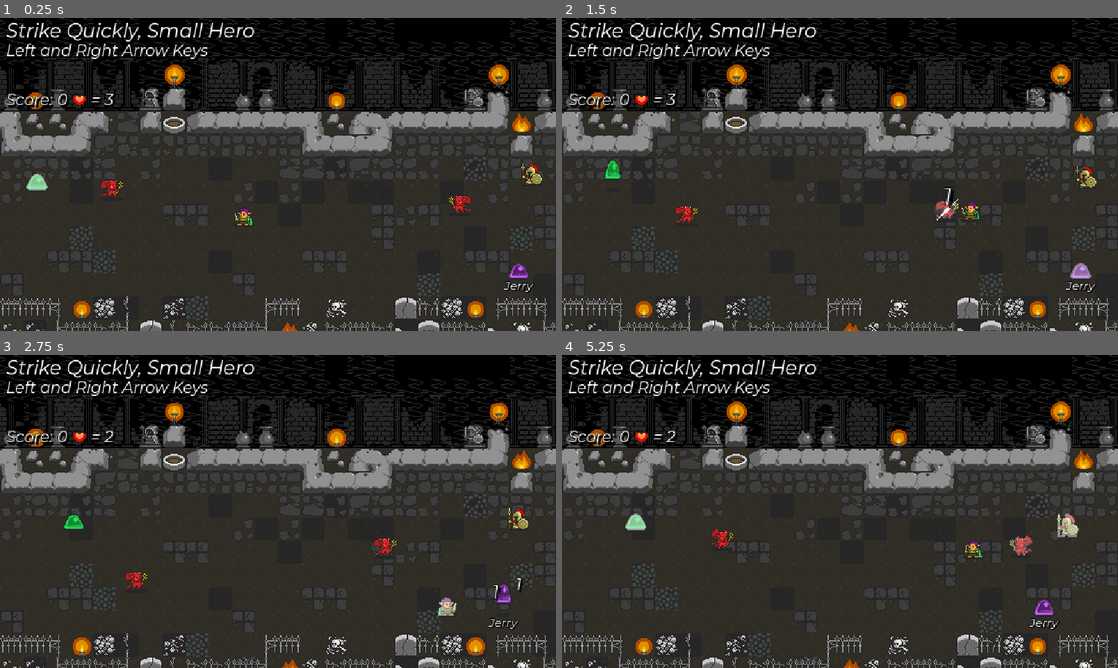
Above: before the commit, frames 1-4 (two rows, left to right).
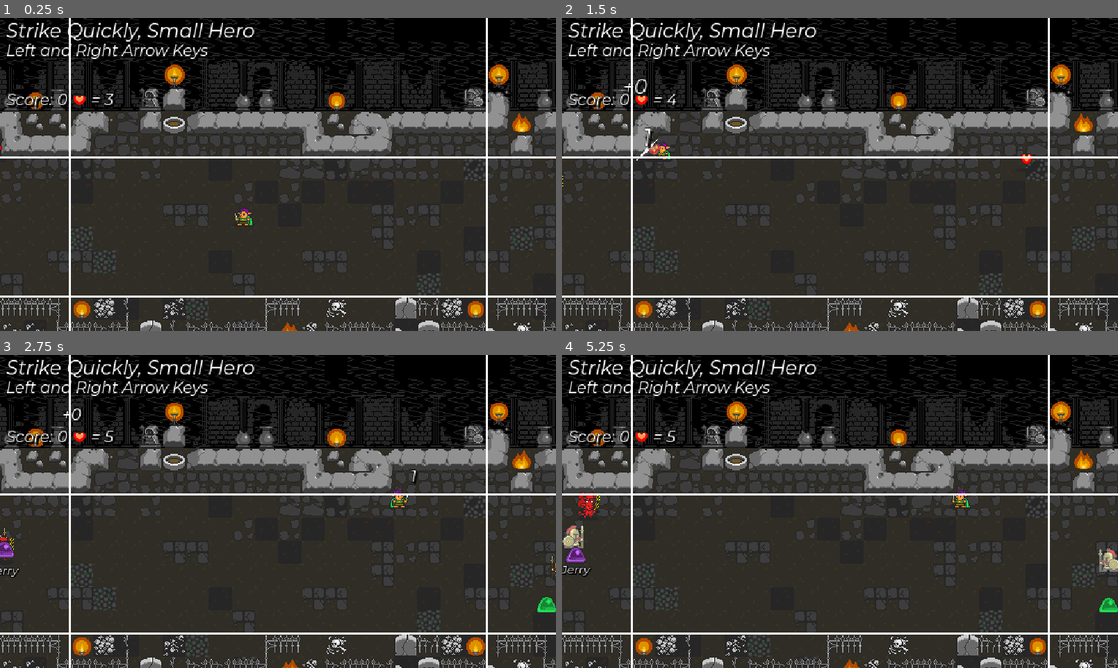
Above: after the commit, the same moments.

Repository: nuzcraft/beat-m-up
Game: Godot game, scene res://scenes/world/world.tscn
Same seed, same stepped clock (60 frames per second), same inputs: the game is played once before the commit and once after it.
Inputs:
- Up to frame 1 (0.25 s): no input
- Up to frame 2 (1.5 s): tap Enter at 0.5 s; hold Right (ui_right) 0.53-1.28 s; hold Left (ui_left) from 1.28 s (still down)
- Up to frame 3 (2.75 s): release Left (ui_left) at 2.03 s; hold Right (ui_right) from 2.03 s (still down)
- Up to frame 4 (5.25 s): release Right (ui_right) at 3.53 s; hold Left (ui_left) from 3.53 s (still down)

The runs differ from the first frame. In frame 1, 2.7% of the frame differs, in the area x 0-100%, y 0-100%; in frame 2, 3.2%; in frame 3, 3.4%; in frame 4, 3.9%.

Commit message:
started work on enemy spawning system

Diff:
--- a/scenes/actor/actor.gd
+++ b/scenes/actor/actor.gd
@@ -77,7 +77,7 @@
 	var anim_name = combo_anim.keys()[current_combo].to_lower()
 	var damage = base_damage + combo_damage[current_combo]
 	attack_anim(target)
-	var shake_amount = min(0.15 + (0.075 * current_combo), 0.5)
+	var shake_amount = min(0.15 + (0.075 * current_combo), 0.35)
 	return {"anim": anim_name, "damage": damage, "shake_amount": shake_amount, "total_combo_damage": get_combo_damage(current_combo)}
 
 func attack_anim(target):
--- a/scenes/actor/enemy/enemy.gd
+++ b/scenes/actor/enemy/enemy.gd
@@ -1,7 +1,7 @@
 extends Actor
 class_name Enemy
 
-signal died(pts)
+signal died(pts, enemy)
 signal attack(actor, target)
 
 @export var target: Actor
@@ -10,4 +10,4 @@
 func die():
 	super()
 	remove_from_group("enemies")
-	died.emit(points)
+	died.emit(points, self)
--- /dev/null
+++ b/scenes/actor/enemy/health/health.gd
@@ -0,0 +1,20 @@
+extends Enemy
+class_name Health
+
+@export var move_speed: int
+var dir: int = 1
+
+func _ready():
+	super()
+	if global_position.direction_to(target.global_position).x <= 0:
+		dir = -1
+
+
+func _process(delta):
+	super(delta)
+	global_position.x += move_speed * delta * dir
+
+func set_target(trgt):
+	target = trgt
+	if global_position.direction_to(target.global_position).x <= 0:
+		dir = -1
--- /dev/null
+++ b/scenes/actor/enemy/health/health.tscn
@@ -0,0 +1,41 @@
+[gd_scene load_steps=7 format=3 uid="uid://us7aafhetbw7"]
+
+[ext_resource type="PackedScene" uid="uid://dey3vrrqpebvc" path="res://scenes/actor/enemy/enemy.tscn" id="1_na1lc"]
+[ext_resource type="Script" path="res://scenes/actor/enemy/health/health.gd" id="2_kygnb"]
+[ext_resource type="Shader" path="res://scenes/actor/actor.gdshader" id="2_o45u2"]
+[ext_resource type="Texture2D" uid="uid://yisfcrshd4g5" path="res://assets/sprites/oryx_16bit_fantasy_items_85.png" id="4_v8bh5"]
+
+[sub_resource type="ShaderMaterial" id="ShaderMaterial_la12n"]
+resource_local_to_scene = true
+shader = ExtResource("2_o45u2")
+shader_parameter/whitening = 0.0
+
+[sub_resource type="SpriteFrames" id="SpriteFrames_yefr0"]
+animations = [{
+"frames": [{
+"duration": 1.0,
+"texture": ExtResource("4_v8bh5")
+}],
+"loop": true,
+"name": &"attack",
+"speed": 5.0
+}, {
+"frames": [{
+"duration": 1.0,
+"texture": ExtResource("4_v8bh5")
+}],
+"loop": true,
+"name": &"idle",
+"speed": 5.0
+}]
+
+[node name="Health" instance=ExtResource("1_na1lc")]
+script = ExtResource("2_kygnb")
+move_speed = 80
+points = 0
+health = 1
+base_damage = 0
+
+[node name="CharacterSprite" parent="." index="1"]
+material = SubResource("ShaderMaterial_la12n")
+sprite_frames = SubResource("SpriteFrames_yefr0")
--- a/scenes/actor/enemy/imp/imp.tscn
+++ b/scenes/actor/enemy/imp/imp.tscn
@@ -202,7 +202,8 @@
 [node name="Imp" groups=["imps"] instance=ExtResource("1_cckkg")]
 script = ExtResource("2_xouww")
 move_speed = 10
-base_damage = 3
+health = 6
+base_damage = 2
 
 [node name="CharacterSprite" parent="." index="1"]
 material = SubResource("ShaderMaterial_6bbxk")
--- a/scenes/actor/enemy/slime/jerry/jerry.tscn
+++ b/scenes/actor/enemy/slime/jerry/jerry.tscn
@@ -65,7 +65,7 @@
 [node name="Jerry" instance=ExtResource("1_foeo6")]
 script = ExtResource("2_uid7i")
 points = 200
-health = 3
+health = 12
 
 [node name="CharacterSprite" parent="." index="1"]
 material = SubResource("ShaderMaterial_4st66")
@@ -79,3 +79,5 @@
 theme = ExtResource("5_aowp7")
 text = "Jerry"
 label_settings = SubResource("LabelSettings_p504t")
+
+[connection signal="animation_finished" from="AnimationPlayer" to="." method="_on_animation_player_animation_finished" flags=18]
--- /dev/null
+++ b/scenes/enemy_spawner/enemy_spawner.gd
@@ -0,0 +1,34 @@
+extends Node
+
+signal spawn(scene)
+
+var slime_scene = preload("res://scenes/actor/enemy/slime/slime.tscn")
+var jerry_scene = preload("res://scenes/actor/enemy/slime/jerry/jerry.tscn")
+var shield_knight_scene = preload("res://scenes/actor/enemy/shield_knight/shield_knight.tscn")
+var imp_scene = preload("res://scenes/actor/enemy/imp/imp.tscn")
+var health_scene = preload("res://scenes/actor/enemy/health/health.tscn")
+
+var num_spawned = 0
+var max_num_alive = 6
+var num_alive = 0
+
+@export var hero: Hero
+var spawned = false
+
+# Called when the node enters the scene tree for the first time.
+func _ready():
+	pass
+
+# Called every frame. 'delta' is the elapsed time since the previous frame.
+func _process(delta):
+	if not spawned:
+		spawn.emit(slime_scene)
+		spawn.emit(jerry_scene)
+		spawn.emit(shield_knight_scene)
+		spawn.emit(shield_knight_scene)
+		spawn.emit(imp_scene)
+		spawn.emit(imp_scene)
+		spawn.emit(health_scene)
+		spawn.emit(health_scene)
+		spawned = true
+	print(num_alive)
--- /dev/null
+++ b/scenes/enemy_spawner/enemy_spawner.tscn
@@ -0,0 +1,6 @@
+[gd_scene load_steps=2 format=3 uid="uid://bq1gkveohv4sa"]
+
+[ext_resource type="Script" path="res://scenes/enemy_spawner/enemy_spawner.gd" id="1_4ktst"]
+
+[node name="EnemySpawner" type="Node"]
+script = ExtResource("1_4ktst")
--- a/scenes/shake_camera/shake_camera.gd
+++ b/scenes/shake_camera/shake_camera.gd
@@ -23,7 +23,7 @@
 	noise_x = randf()
 
 func add_shake(amount):
-	shake_strength = min(shake_strength + amount, 1.0)
+	shake_strength = min(shake_strength + amount, 0.5)
 
 func _process(delta):
 #	if target:
--- a/scenes/world/world.gd
+++ b/scenes/world/world.gd
@@ -3,6 +3,7 @@
 @onready var hero: Hero = $Hero
 @onready var shakeCamera: Camera2D = $ShakeCamera
 @onready var healthLabel: Label = $HUD/HUDControls/ScoreContainer/HealthLabel
+@onready var spawner = $EnemySpawner
 
 var effect_scene = preload("res://scenes/effect/effect.tscn")
 var floating_number_scene = preload("res://scenes/floating_number/floating_number.tscn")
@@ -10,15 +11,18 @@
 
 var score: int = 0
 
+var rng = RandomNumberGenerator.new()
+
 # Called when the node enters the scene tree for the first time.
 func _ready():
+	rng.randomize()
 	update_score_number_label(score)
 	for enemy in get_tree().get_nodes_in_group("enemies"):
 		enemy.died.connect(_on_enemy_died)
 		enemy.attack.connect(_on_enemy_attack)
 	for imp in get_tree().get_nodes_in_group("imps"):
 		imp.summon_projectile.connect(_on_summon_projectile)
-	pass # Replace with function body.
+	spawner.spawn.connect(_on_spawner_spawn)
 
 # Called every frame. 'delta' is the elapsed time since the previous frame.
 func _process(delta):
@@ -31,6 +35,15 @@
 		var enemy = get_closest_enemy("right")
 		move_hero_to_attack(enemy)
 	healthLabel.text = str(hero.health)
+
+	if hero.global_position.x < 0:
+		hero.global_position.x = 0
+	if hero.global_position.x > 576:
+		hero.global_position.x = 576
+	if hero.global_position.y < 144:
+		hero.global_position.y = 144
+	if hero.global_position.y > 288:
+		hero.global_position.y = 288
 
 func get_closest_enemy(direction: String):
 	var enemies = get_tree().get_nodes_in_group("enemies")
@@ -97,7 +110,7 @@
 #		else:
 #			target.knock_back(dir, 10)
 
-func _on_enemy_died(points):
+func _on_enemy_died(points, enemy):
 	score += points
 	update_score_number_label(score)
 	var floating_number = floating_number_scene.instantiate()
@@ -105,6 +118,9 @@
 	floating_number.target = $HUD/HUDControls/ScoreContainer/ScoreNumberLabel
 	floating_number.offset = Vector2(5, -5)
 	add_child(floating_number)
+	if enemy is Health:
+		hero.health += 1
+	spawner.num_alive -= 1
 
 func _on_enemy_attack(actor, target):
 	attack(actor, target)
@@ -121,3 +137,20 @@
 	projectile.parent_actor = imp
 	projectile.target = hero
 	projectile.attack.connect(_on_enemy_attack)
+
+func _on_spawner_spawn(scene: PackedScene):
+	var enemy = scene.instantiate()
+	enemy.target = hero
+	enemy.died.connect(_on_enemy_died)
+	enemy.attack.connect(_on_enemy_attack)
+	if enemy is Imp:
+		enemy.summon_projectile.connect(_on_summon_projectile)
+	add_child(enemy)
+	enemy.global_position.y = rng.randi_range(144, 288)
+	if randf() >= 0.5:
+		enemy.global_position.x = 600
+	else:
+		enemy.global_position.x = -24
+	if enemy is Health:
+		enemy.set_target(hero)
+	spawner.num_alive += 1
--- a/scenes/world/world.tscn
+++ b/scenes/world/world.tscn
@@ -8,10 +8,7 @@
 [ext_resource type="Texture2D" uid="uid://dm176fimafag7" path="res://assets/sprites/oryx_16bit_fantasy_world_trans.png" id="3_l7og5"]
 [ext_resource type="Texture2D" uid="uid://yisfcrshd4g5" path="res://assets/sprites/oryx_16bit_fantasy_items_85.png" id="3_or6vx"]
 [ext_resource type="Texture2D" uid="uid://bnnekjql5u1aa" path="res://assets/sprites/oryx_16bit_background_trans.png" id="4_rf1xq"]
-[ext_resource type="PackedScene" uid="uid://bc167ondlqvv3" path="res://scenes/actor/enemy/slime/jerry/jerry.tscn" id="8_g7gia"]
-[ext_resource type="PackedScene" uid="uid://brd0kac4jp2vl" path="res://scenes/actor/enemy/slime/slime.tscn" id="8_jdslj"]
-[ext_resource type="PackedScene" uid="uid://du3c4sggl587r" path="res://scenes/actor/enemy/shield_knight/shield_knight.tscn" id="11_hgbip"]
-[ext_resource type="PackedScene" uid="uid://dao1sohqi1en8" path="res://scenes/actor/enemy/imp/imp.tscn" id="12_g51xe"]
+[ext_resource type="PackedScene" uid="uid://bq1gkveohv4sa" path="res://scenes/enemy_spawner/enemy_spawner.tscn" id="9_dwo04"]
 
 [sub_resource type="LabelSettings" id="LabelSettings_7y0te"]
 font_size = 20
@@ -4262,7 +4259,6 @@
 vertical_alignment = 1
 
 [node name="BoundingBox" type="Node2D" parent="HUD"]
-visible = false
 
 [node name="Line2D" type="Line2D" parent="HUD/BoundingBox"]
 points = PackedVector2Array(72, 0, 72, 324)
@@ -4323,22 +4319,5 @@
 [node name="Hero" parent="." instance=ExtResource("1_4tnvd")]
 position = Vector2(252, 215)
 
-[node name="Jerry" parent="." node_paths=PackedStringArray("target") instance=ExtResource("8_g7gia")]
-position = Vector2(537, 270)
-target = NodePath("../Hero")
-
-[node name="Slime" parent="." node_paths=PackedStringArray("target") instance=ExtResource("8_jdslj")]
-position = Vector2(38, 178)
-target = NodePath("../Hero")
-
-[node name="ShieldKnight2" parent="." node_paths=PackedStringArray("target") instance=ExtResource("11_hgbip")]
-position = Vector2(553, 173)
-target = NodePath("../Hero")
-
-[node name="Imp" parent="." node_paths=PackedStringArray("target") instance=ExtResource("12_g51xe")]
-position = Vector2(114, 186)
-target = NodePath("../Hero")
-
-[node name="Imp2" parent="." node_paths=PackedStringArray("target") instance=ExtResource("12_g51xe")]
-position = Vector2(478, 203)
-target = NodePath("../Hero")
+[node name="EnemySpawner" parent="." node_paths=PackedStringArray("hero") instance=ExtResource("9_dwo04")]
+hero = NodePath("../Hero")
Not shown: 1 places in scenes/world/world.tscn that only renumber resources
